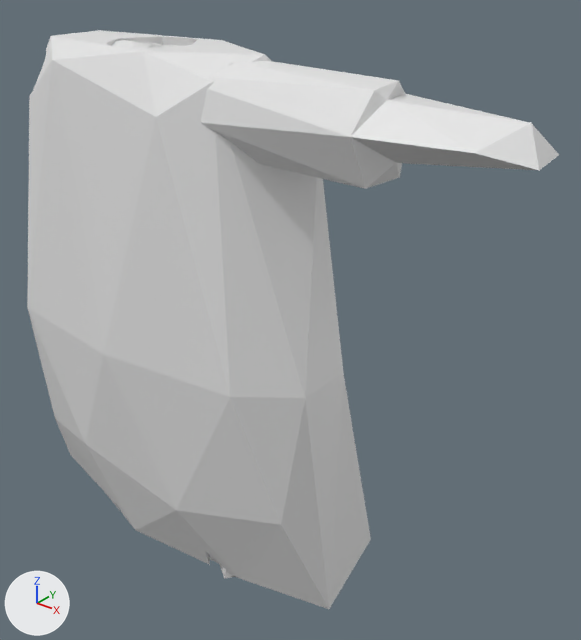
Two versions of the glTF model maybraid/assets/characters/clothes/body/igeo_biped_full_body/robe.glb, one commit apart.
One viewpoint serves both versions: a 50 mm lens placed at (1.8, -1.62, 1.17), pointed at (0.36, 0.18, 0.05). Arrows for +X, +Y and +Z are at lower left; the lights stay in place. The older version comes first. Vertices at exactly the same position are counted once.

The first picture shows 'Coat', 'Coat.001'.
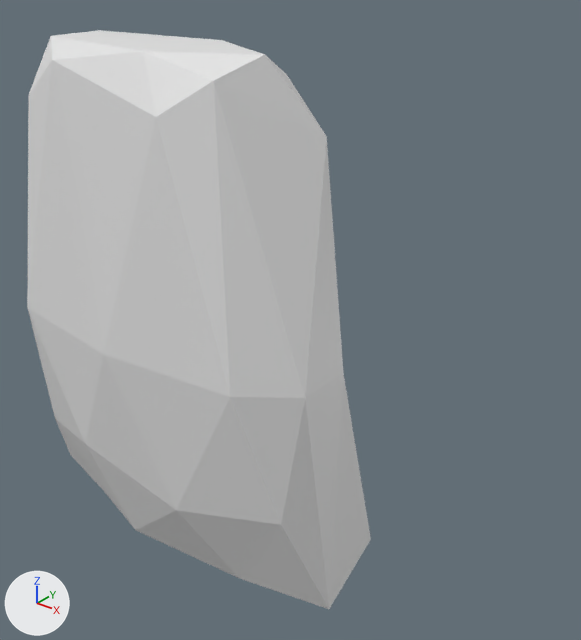
Location of each change, [x1, y1, x2, y2] in pixels of the pictures (581 x 640 px):
'Coat.001', reshaped (not visible afterwards)
    before: [118, 40, 559, 579]
part 1 of me_coat_002, reshaped
    before: [27, 30, 343, 578]
    after: [27, 30, 343, 398]

Edits to the bpy script that builds the scene:
```text
Change me_coat_002:
    used by ob_coat; location = (0.0, 0.0, 0.0)
    remove me_coat_002.from_pydata(...)  # 311 vertices, 626 faces; spans x -0.71..0.65, y -0.29..0.38, z -0.87..0.88
    add me_coat_002.from_pydata(...)  # 42 vertices, 80 faces; spans x -0.71..0.65, y -0.29..0.38, z -0.87..0.88
    me_coat_002 part 1: 273 vertices removed from x -0.55..0.52, y -0.23..0.24, z -0.86..0.88; 4 vertices added at x -0.52..0.54, y -0.15..0.11, z 0.67..0.88
Change me_icosphere_003:
    used by ob_coat_001; location = (0.0, 0.0, 0.0)
    remove me_icosphere_003.from_pydata(...)  # 1452 vertices, 3571 faces; spans x -0.64..1.19, y -0.26..0.34, z -0.88..0.88
    add me_icosphere_003.from_pydata(...)  # 42 vertices, 80 faces; spans x -0.64..0.59, y -0.26..0.34, z -0.88..0.87
    me_icosphere_003 part 2: 1 vertex moved within x 0.32, y -0.14, z 0.79; 1414 vertices removed from x -0.46..1.19, y -0.23..0.24, z -0.88..0.88; 4 vertices added at x -0.47..0.47, y -0.09..0.13, z 0.61..0.87
```
